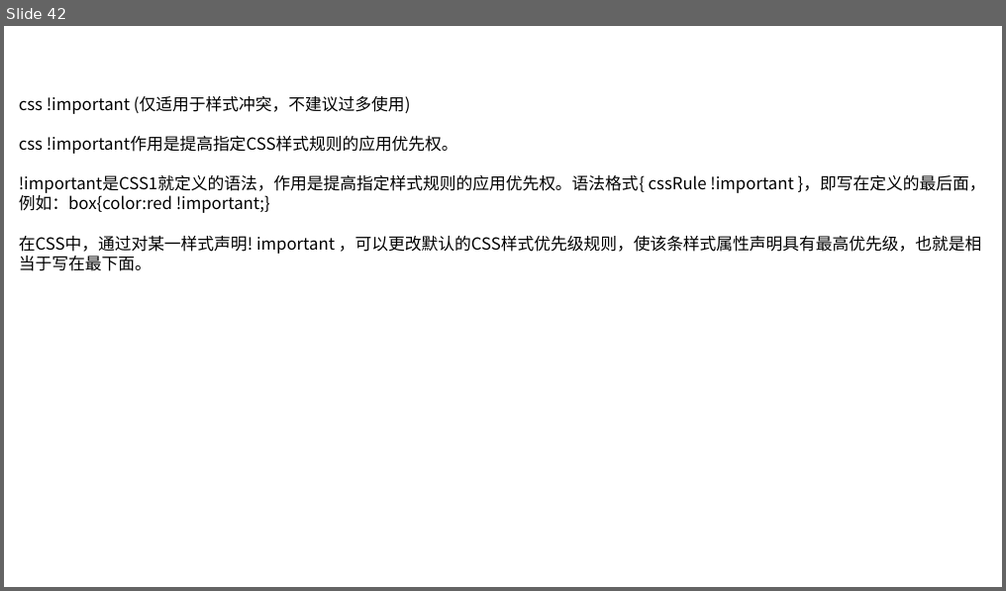
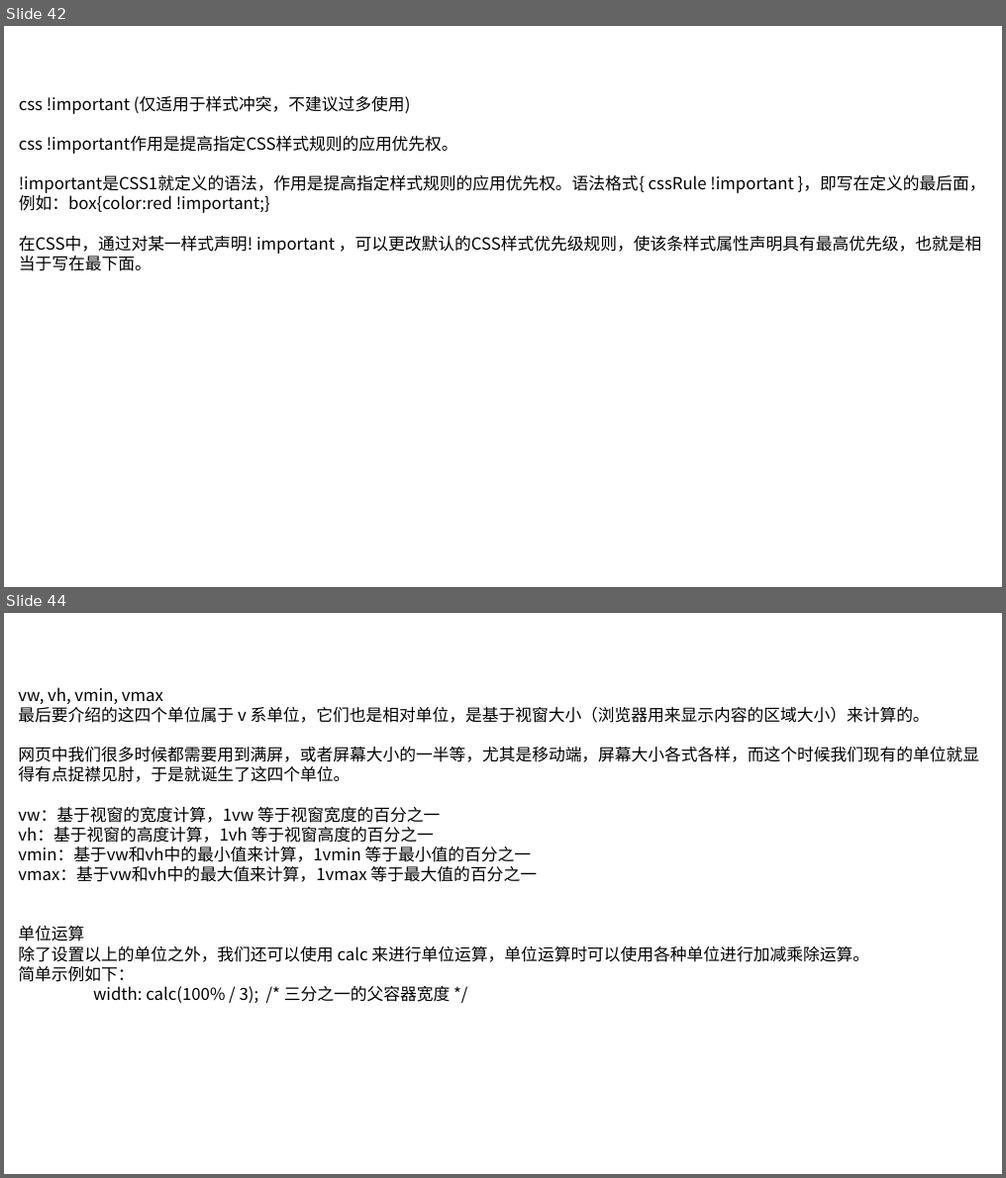
Before and after one commit to linkknown/PPT, a slide deck: 前端PPT/css 简介.pptx. Shown one above the other, each under a label of ours: slide 42 before the commit, slides 42 and 44 after it; the slides between them are not shown. The pictures are 1006x591 and 1006x1178 pixels, drawn with LibreOffice and Linux fonts; fonts in the diff are those of the drawing; background and template pictures are left out. Boxes give left, top, right and bottom in pixels: in the first picture for what was removed or moved away, otherwise in the second. Text is boxed around its words. In the diff, an @@ line names an element or a change of style, - is before the commit and + after.

```diff
--- a/前端PPT/css 简介.pptx
+++ b/前端PPT/css 简介.pptx
@@ slide 44 added at bbox=[4, 613, 1002, 1174], background picture (left out) @@
@@ text added at bbox=[18, 687, 979, 1003], 16 pt, text #000000 @@
+vw, vh, vmin, vmax
+最后要介绍的这四个单位属于 v 系单位，它们也是相对单位，是基于视窗大小（浏览器用来显示内容的区域大小）来计算的。
+网页中我们很多时候都需要用到满屏，或者屏幕大小的一半等，尤其是移动端，屏幕大小各式各样，而这个时候我们现有的单位就显得有点捉襟见肘，于是就诞生了这四个单位。
+vw：基于视窗的宽度计算，1vw 等于视窗宽度的百分之一
+vh：基于视窗的高度计算，1vh 等于视窗高度的百分之一
+vmin：基于vw和vh中的最小值来计算，1vmin 等于最小值的百分之一
+vmax：基于vw和vh中的最大值来计算，1vmax 等于最大值的百分之一
+单位运算
+除了设置以上的单位之外，我们还可以使用 calc 来进行单位运算，单位运算时可以使用各种单位进行加减乘除运算。
+简单示例如下：
+width: calc(100% / 3); /* 三分之一的父容器宽度 */
```
Also in this commit, not shown: 2 other slides added, 2 other files.
